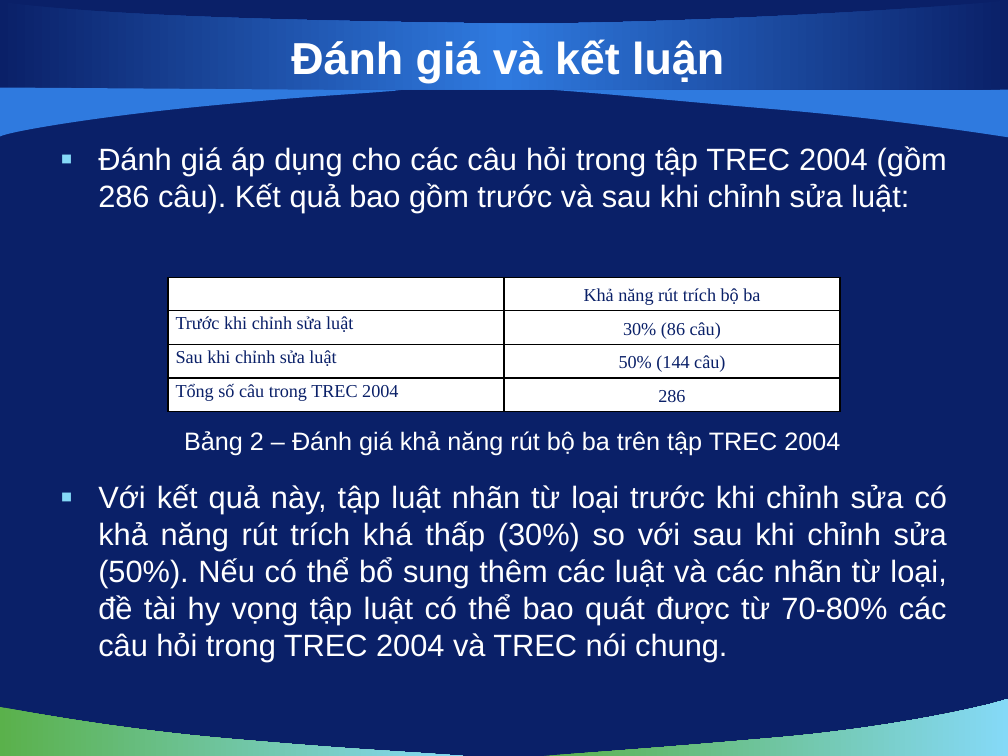
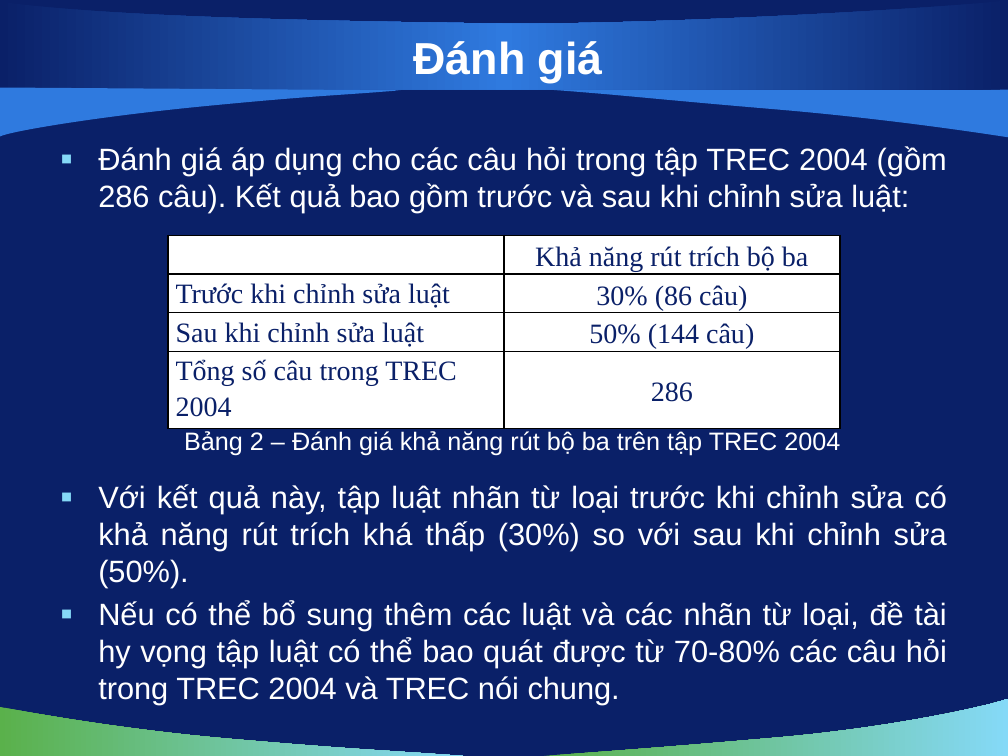
Before and after one commit to vuaviet/filnalproject, a slide deck: slide 9 of De Cuong/bao cao luan van/slide 0.3 (add 2 slide danh gia).pptx. Drawn at 1008x756 pixels with LibreOffice and Linux fonts; fonts in the diff are those of the drawing; background and template pictures are left out. Boxes give left, top, right and bottom in pixels: in the first picture for what was removed or moved away, otherwise in the second. Text is boxed around its words. In the diff, an @@ line names an element or a change of style, - is before the commit and + after.

```diff
--- a/De Cuong/bao cao luan van/slide 0.3 (add 2 slide danh gia).pptx
+++ b/De Cuong/bao cao luan van/slide 0.3 (add 2 slide danh gia).pptx
@@ title at <box>413,41,603,83</box>: text changed @@
-Đánh giá và kết luận
+Đánh giá
@@ table at <box>168,235,840,421</box> @@
@@ size 13 to 20 pt @@
@@ table: place and size @@
-table at <box>168,277,840,411</box>
+table at <box>168,235,840,421</box>
@@ text at <box>98,484,947,705</box>: text changed @@
-▪ Với kết quả này, tập luật nhãn từ loại trước khi chỉnh sửa có khả năng rút trích khá thấp (30%) so với sau khi chỉnh sửa (50%). Nếu có thể bổ sung thêm các luật và các nhãn từ loại, đề tài hy vọng tập luật có thể bao quát được từ 70-80% các câu hỏi trong TREC 2004 và TREC nói chung.
+▪ Với kết quả này, tập luật nhãn từ loại trước khi chỉnh sửa có khả năng rút trích khá thấp (30%) so với sau khi chỉnh sửa (50%).
+▪ Nếu có thể bổ sung thêm các luật và các nhãn từ loại, đề tài hy vọng tập luật có thể bao quát được từ 70-80% các câu hỏi trong TREC 2004 và TREC nói chung.
```
Also in this commit, not shown: 3 other slides changed, 2 slides added, 1 other file.
